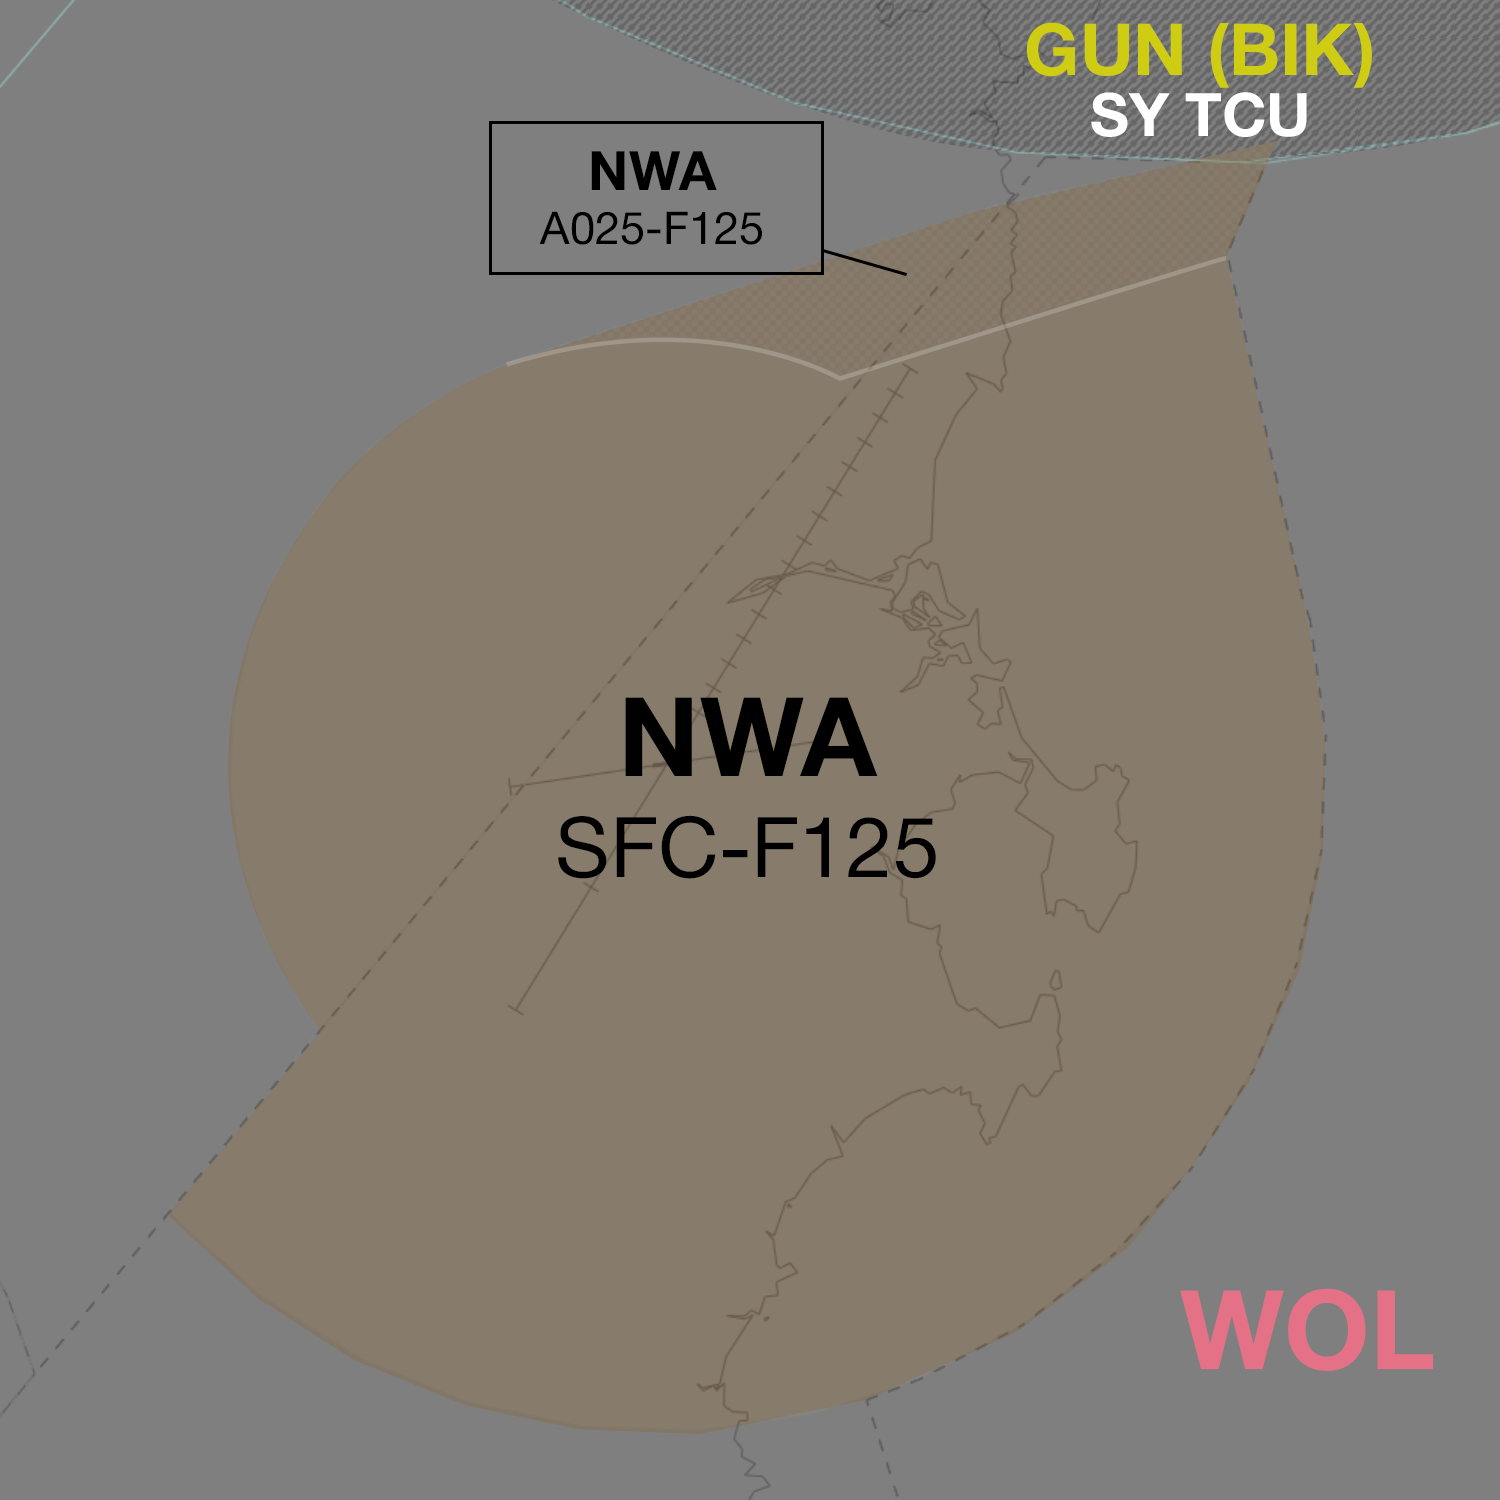
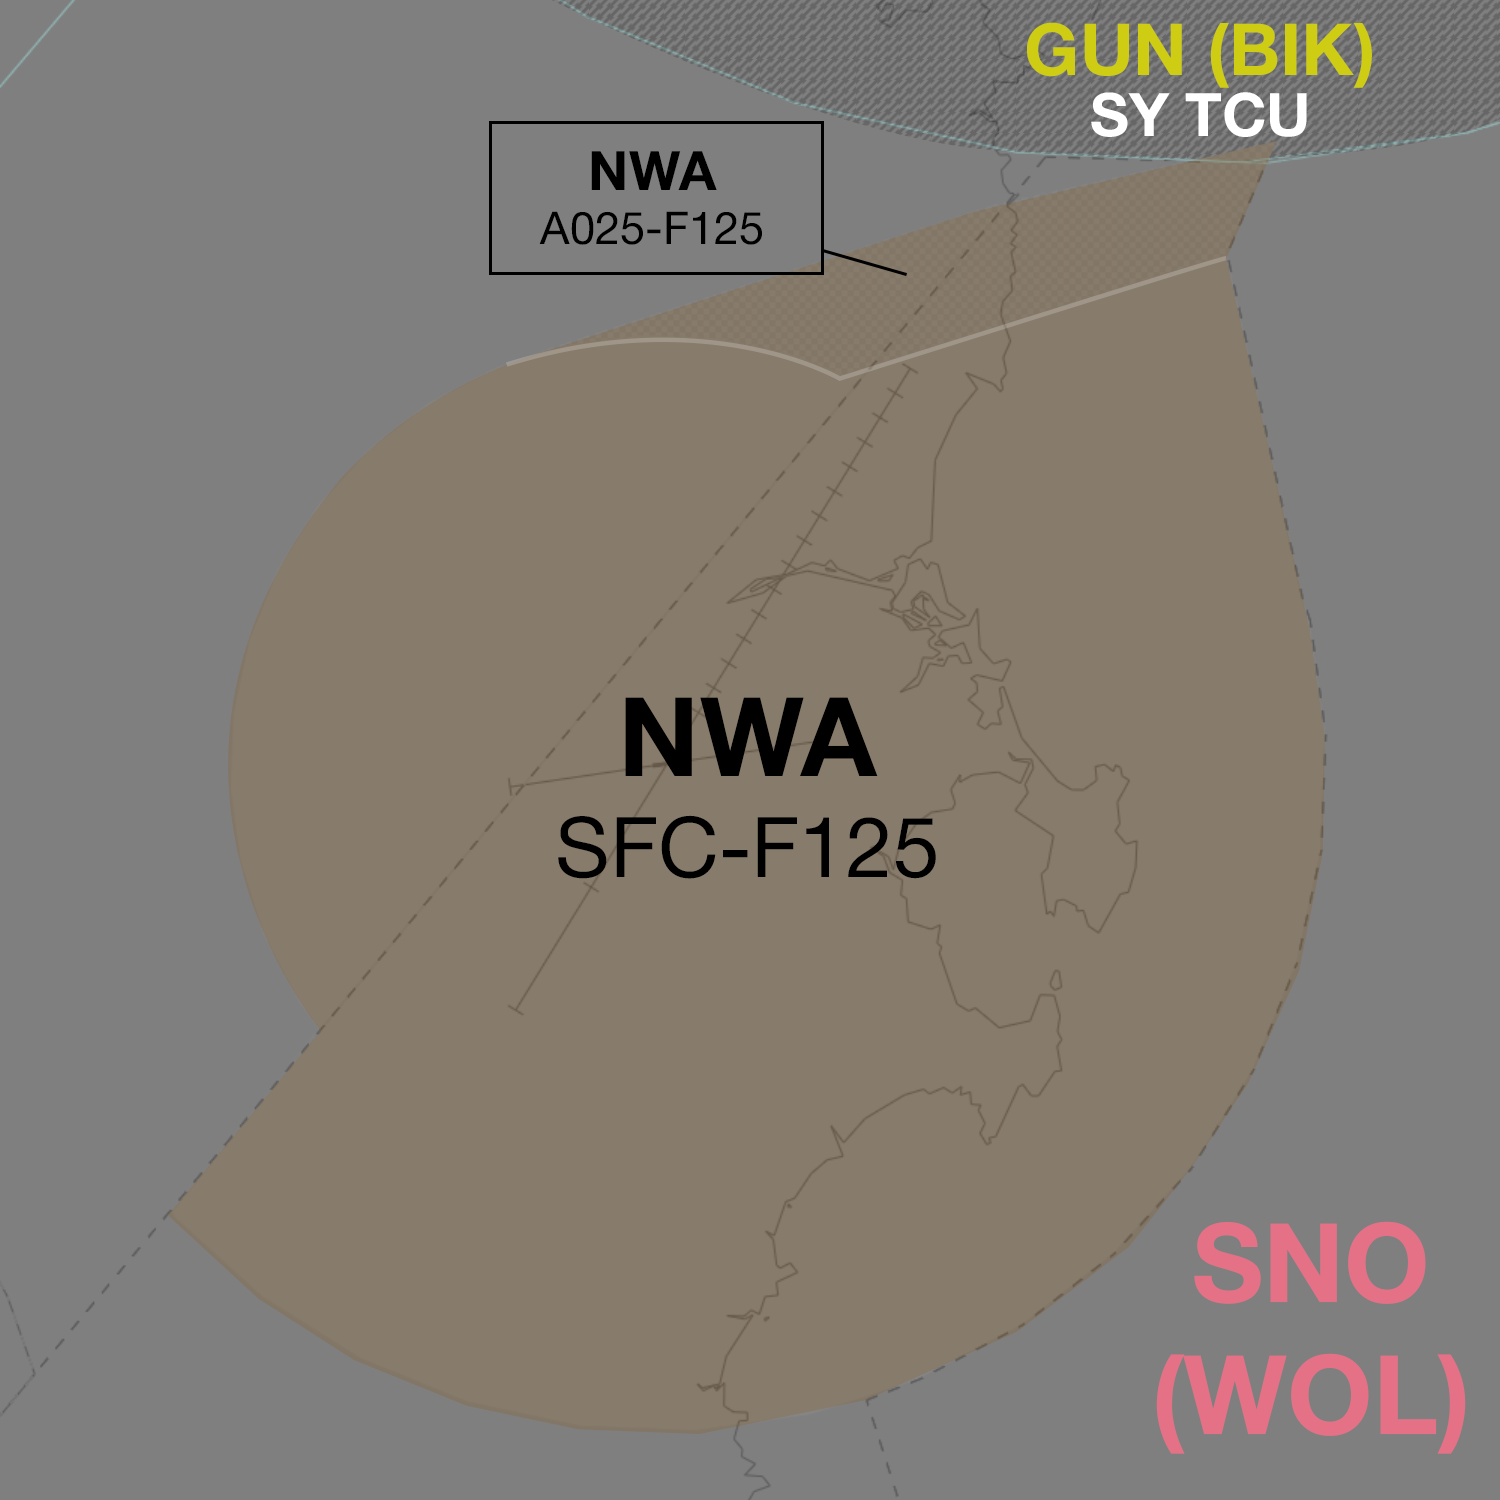
Layered file, before and after one edit (1500px x 1500px). Changes by layer:
renamed "WOL" to "SNO (WOL)", painted on it over [1156, 1221, 1466, 1454]